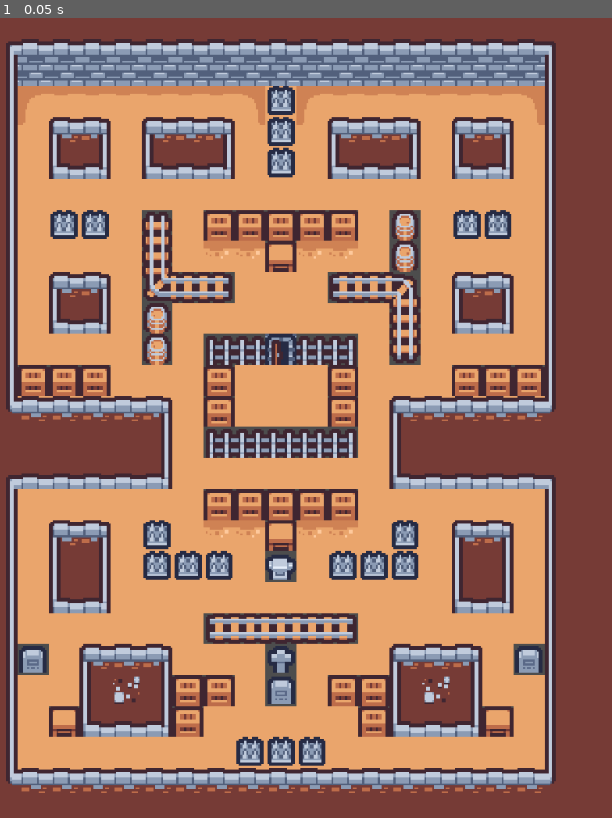
Above: before the commit, frame 1.
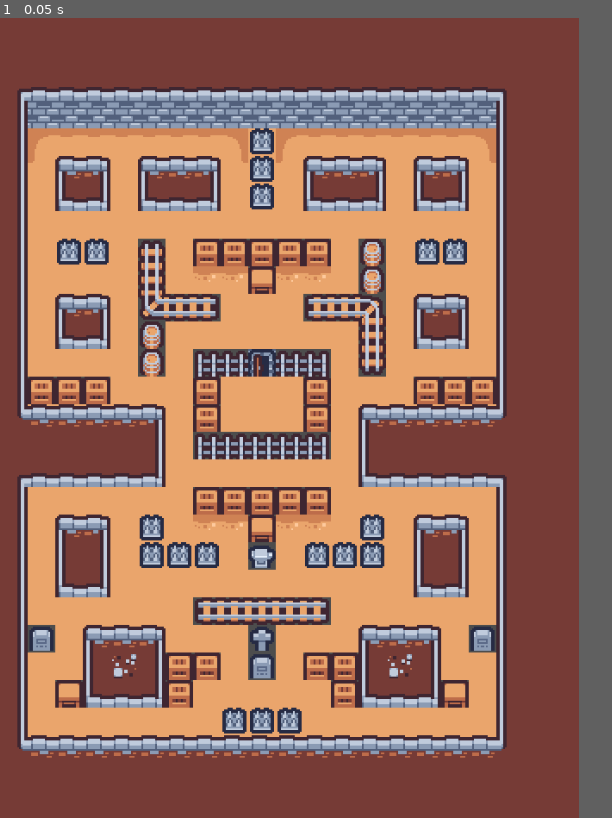
Above: after the commit, the same moment.

Repository: mikabrytu/gmtk-godot-02-pac
Game: Godot game, scene res://scenes/levels/main.tscn
Same seed, same stepped clock (60 frames per second), same inputs: the game is played once before the commit and once after it.
Inputs:
- Up to frame 1 (0.05 s): no input
In our replay, the window is 667x800 before the commit and 634x800 after it. These sizes can differ from the game's own. Grey fills any space a smaller window leaves; there, only what the larger window draws over its background counts as a difference.

The runs differ from the first frame. In frame 1, 58% of the frame differs, in the area x 0-91%, y 2-97%.

Commit message:
Set board scale to 1 and change screen resolution

Diff:
--- a/project.godot
+++ b/project.godot
@@ -17,10 +17,34 @@
 
 [display]
 
-window/size/viewport_width=854
-window/size/viewport_height=1024
+window/size/viewport_width=736
+window/size/viewport_height=928
 window/size/resizable=false
 window/size/borderless=true
+window/stretch/scale=2.0
+
+[input]
+
+action_up={
+"deadzone": 0.5,
+"events": [Object(InputEventKey,"resource_local_to_scene":false,"resource_name":"","device":-1,"window_id":0,"alt_pressed":false,"shift_pressed":false,"ctrl_pressed":false,"meta_pressed":false,"pressed":false,"keycode":0,"physical_keycode":87,"key_label":0,"unicode":119,"echo":false,"script":null)
+]
+}
+action_down={
+"deadzone": 0.5,
+"events": [Object(InputEventKey,"resource_local_to_scene":false,"resource_name":"","device":-1,"window_id":0,"alt_pressed":false,"shift_pressed":false,"ctrl_pressed":false,"meta_pressed":false,"pressed":false,"keycode":0,"physical_keycode":83,"key_label":0,"unicode":115,"echo":false,"script":null)
+]
+}
+action_left={
+"deadzone": 0.5,
+"events": [Object(InputEventKey,"resource_local_to_scene":false,"resource_name":"","device":-1,"window_id":0,"alt_pressed":false,"shift_pressed":false,"ctrl_pressed":false,"meta_pressed":false,"pressed":false,"keycode":0,"physical_keycode":65,"key_label":0,"unicode":97,"echo":false,"script":null)
+]
+}
+action_right={
+"deadzone": 0.5,
+"events": [Object(InputEventKey,"resource_local_to_scene":false,"resource_name":"","device":-1,"window_id":0,"alt_pressed":false,"shift_pressed":false,"ctrl_pressed":false,"meta_pressed":false,"pressed":false,"keycode":0,"physical_keycode":68,"key_label":0,"unicode":100,"echo":false,"script":null)
+]
+}
 
 [rendering]
 
--- a/scenes/levels/main.tscn
+++ b/scenes/levels/main.tscn
@@ -5,5 +5,4 @@
 [node name="Main" type="Node2D"]
 
 [node name="Board" parent="." instance=ExtResource("1_j340u")]
-position = Vector2(93, 87)
-scale = Vector2(2.48, 2.48)
+position = Vector2(48, 64)
